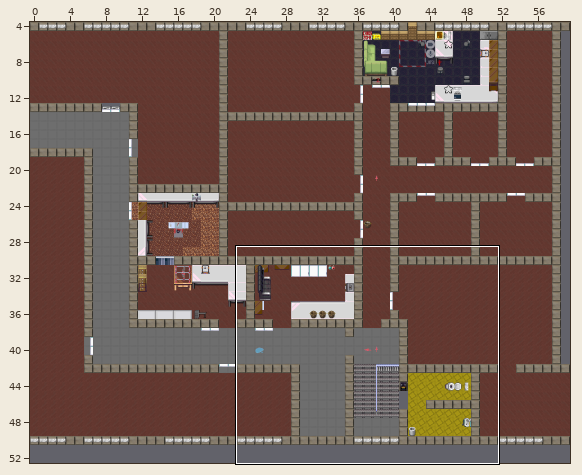
One commit to this Tiled map (JSON): zl-map/maps/zl-og.json. Above: a wide view before the commit, with the close-up outlined.
Close-up. Earlier state:
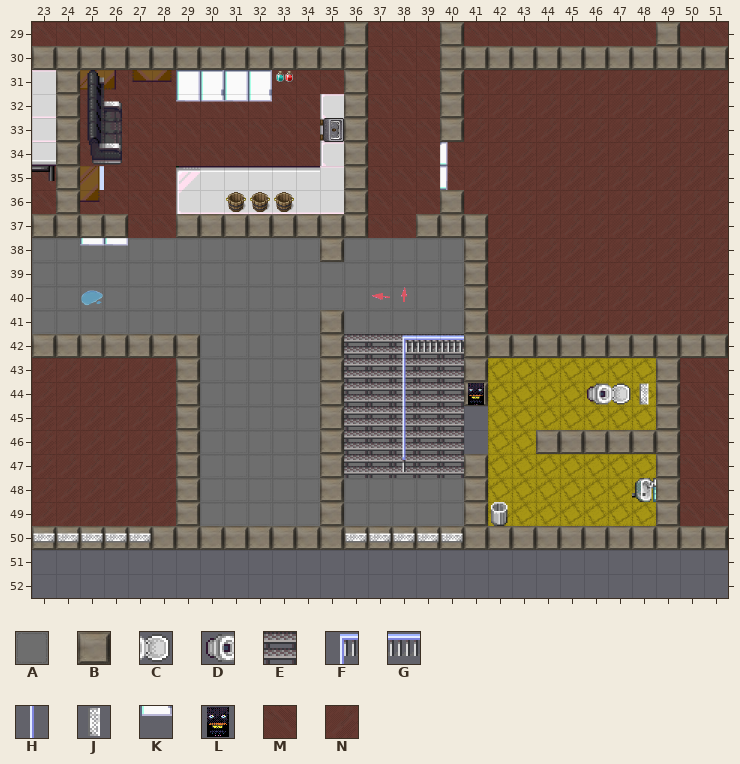
Cells are 32x32 px. Shown: x 23..51, y 29..52. The commit also changed other parts of the map, which this record leaves out.
Key: from "floortileset": A 31, B 35; from "office_1": C 62 turned 90, D 78 turned 90, E 117, F 217, G 219, H 236, J 240 turned 90; from "office_2": K 45; from "z-Labor": L 83; from "z-Labor-floor3434": M 9, N 9 turned 90.
_ is an empty cell.
Layers that did not change in this view are not listed.
Layer "floor" before, first column x 36:
41 AAAAABNNNNNNNNNN
42 EEEEEBBBBBBBBBBB
43 EEEEEB_______BMM
44 EEEEEB_______BMM
45 EEEEE________BMM
46 EEEEE___BBBBBBMM
47 EEEEEB_______BMM
48 AAAAAB_______BMM
49 AAAAAB_______BMM
50 BBBBBBBBBBBBBBBB
51 ________________
Layer "things" before, first column x 36:
41 _____________
42 __FGG________
43 __H__________
44 __H__L____DCJ
45 __H__________
46 __H__________
Once edited:
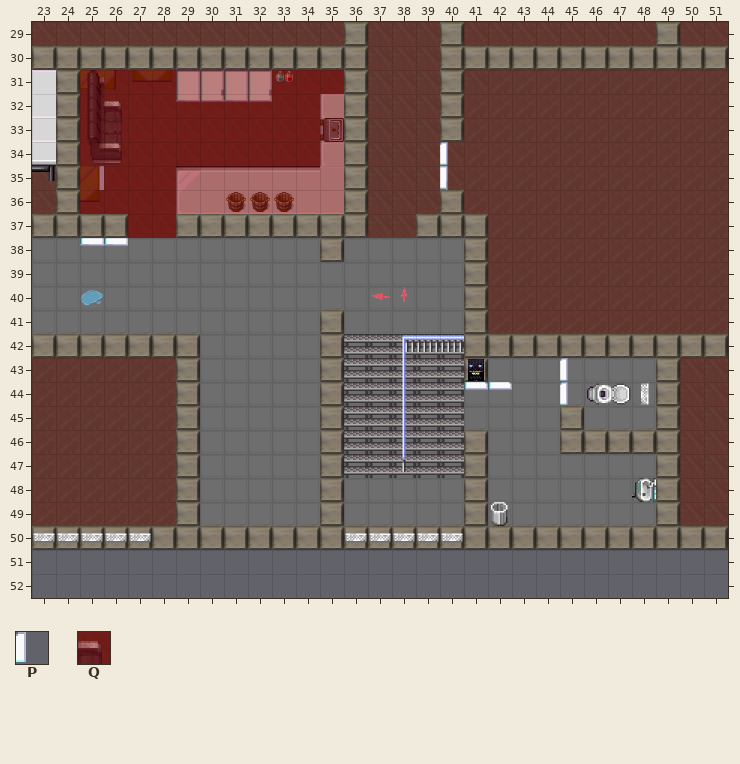
Further tiles: from "office_1": P 45 turned 270; from "z-Labor": Q 33.
Tiles of an added or newly shown layer are drawn over the layers below it.
See-through tiles are keyed as they look on the map.
Diff:
Layer "floor":
y 43: x 42..48 _______ -> AAAAAAA
y 44: x 41..48 B_______ -> AAAAAAAA
y 45: x 42..48 _______ -> AAABAAA
y 46: x 41..44 ___B -> BAAA
y 47..49: x 42..48 _______ -> AAAAAAA
Layer "things":
y 43: x 41 _ -> L; x 45 _ -> P
y 44: x 41..42 L_ -> KK; x 45 _ -> P
Layer "even-topper" (now shown):
y 31..36: x 25..35 ___________ -> QQQQQQQQQQQ
y 37: x 27..28 __ -> QQ
Boxes around the changes in both close-ups, in picture pixels (x1, y1, x2, y2):
added: (80, 70, 344, 238)
changed: (464, 358, 656, 526)
